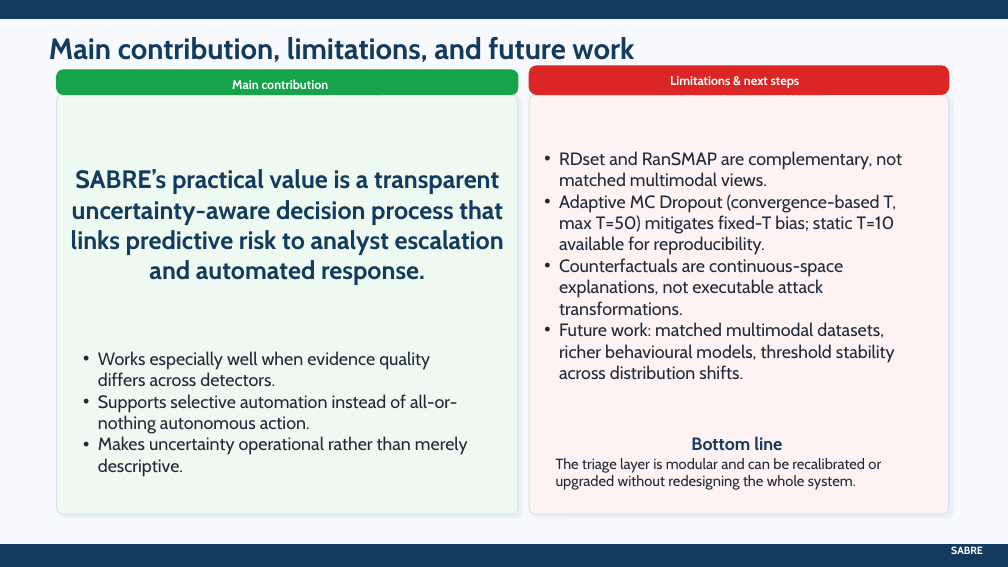
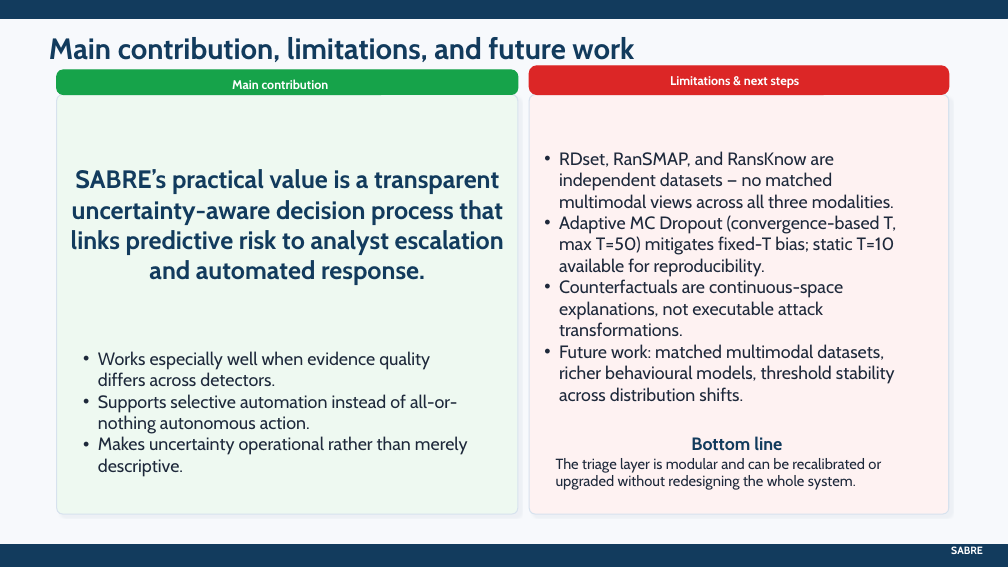
Before and after one commit to Henrinnes/Agentic_SABRE, a slide deck: slide 14 of SABRE_presentation_updated.pptx. Drawn at 1008x567 pixels with LibreOffice and Linux fonts; fonts in the diff are those of the drawing. Boxes give left, top, right and bottom in pixels: in the first picture for what was removed or moved away, otherwise in the second. Text is boxed around its words. In the diff, an @@ line names an element or a change of style, - is before the commit and + after.

Commit message:
Fix dataset references on slides 3 and 14
Slide 3 (agenda): update data & evaluation item to name all three
independent datasets (RDset, RanSMAP, RansKnow).
Slide 14 (limitations): update first bullet to reflect all three
datasets are independent with no matched multimodal views.

```diff
--- a/SABRE_presentation_updated.pptx
+++ b/SABRE_presentation_updated.pptx
@@ text at (559,151,894,209): text changed @@
-• RDset and RanSMAP are complementary, not matched multimodal views.
+• RDset, RanSMAP, and RansKnow are independent datasets — no matched multimodal views across all three modalities.
```
Also in this commit, not shown: 1 other slide changed.
